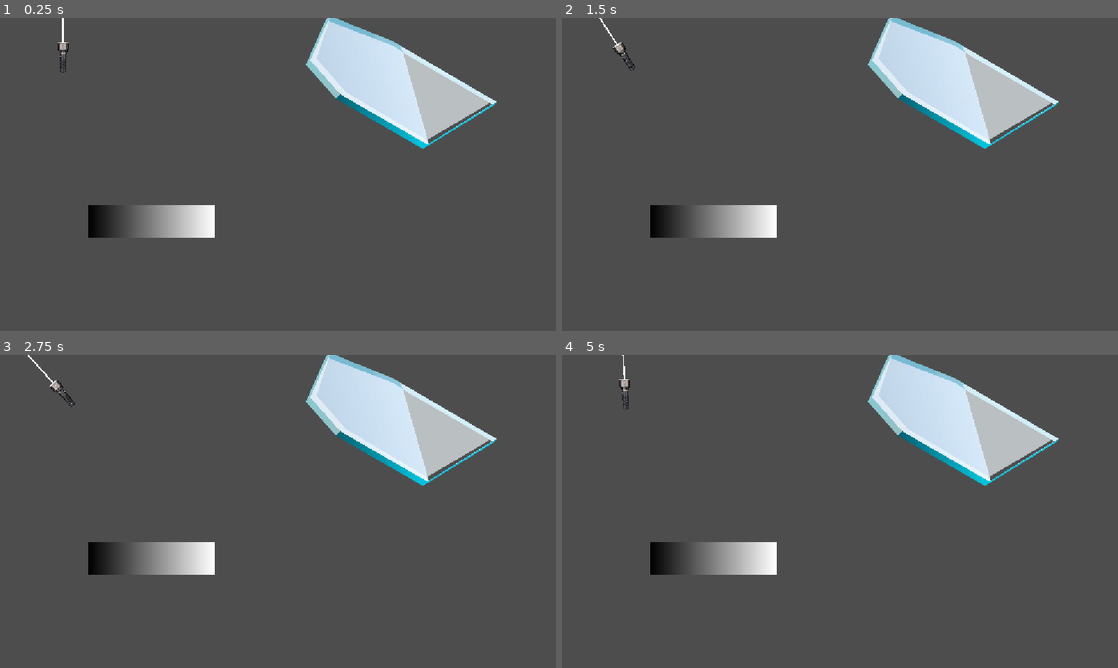
Above: before the commit, frames 1-4 (two rows, left to right).
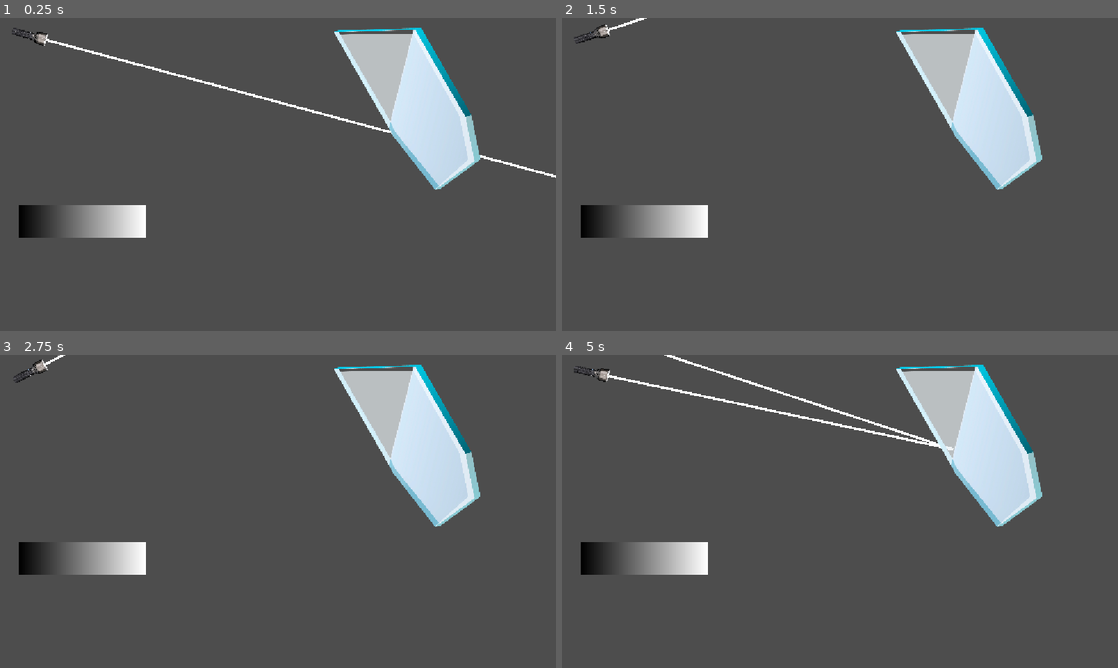
Above: after the commit, the same moments.

Repository: Zandiego228/mygamelizer
Game: Godot game, scene res://scene/node_2d.tscn
Two runs of this game, one before a commit and one after it. Both use one fixed random seed, a clock stepped at 60 frames per second and the inputs below. The engine's default icon, where the game draws it, is replaced by a stand-in: a white triangle on a blue panel in a dark square.
Inputs:
- Up to frame 1 (0.25 s): no input
- Up to frame 2 (1.5 s): tap Enter at 0.5 s; hold Right (ui_right) 0.53-1.28 s; hold Left (ui_left) from 1.28 s (still down)
- Up to frame 3 (2.75 s): release Left (ui_left) at 2.03 s; hold Right (ui_right) from 2.03 s (still down)
- Up to frame 4 (5 s): release Right (ui_right) at 3.53 s; hold Left (ui_left) from 3.53 s (still down)

The runs differ from the first frame. In frame 1, 12% of the frame differs, in the area x 2-100%, y 0-71%; in frame 2, 12%; in frame 3, 12%; in frame 4, 12%, in the area x 2-90%, y 0-71%.

Commit message:
измеина структура проекта

Diff:
--- a/project.godot
+++ b/project.godot
@@ -11,7 +11,7 @@
 [application]
 
 config/name="Новый игровой проект"
-run/main_scene="uid://c2cdbk2ehc4o3"
+run/main_scene="res://scene/node_2d.tscn"
 config/features=PackedStringArray("4.7", "GL Compatibility")
 config/icon="res://image/icon.svg"
 
--- /dev/null
+++ b/scene/beam.tscn
@@ -0,0 +1,9 @@
+[gd_scene format=3 uid="uid://c8ey3p8d8iapd"]
+
+[ext_resource type="Script" uid="uid://dr00dck2f0wqo" path="res://script/laser.gd" id="1_decs0"]
+
+[node name="Beam" type="Line2D" unique_id=1239925210]
+script = ExtResource("1_decs0")
+
+[node name="RayCast2D" type="RayCast2D" parent="." unique_id=789099209]
+target_position = Vector2(0, 40)
--- a/scene/line.tscn
+++ /dev/null
@@ -1,18 +0,0 @@
-[gd_scene format=3 uid="uid://yvydhymada7q"]
-
-[ext_resource type="Texture2D" uid="uid://dk05amkyays6l" path="res://image/image-Photoroom.png" id="1_g628v"]
-[ext_resource type="Script" uid="uid://c4v7c3222r8v0" path="res://script/line.gd" id="2_cxldr"]
-[ext_resource type="Script" uid="uid://dr00dck2f0wqo" path="res://script/laser.gd" id="3_s2p8x"]
-
-[node name="line" type="Sprite2D" unique_id=1402652352]
-scale = Vector2(0.1, 0.1)
-texture = ExtResource("1_g628v")
-script = ExtResource("2_cxldr")
-
-[node name="Line2D" type="Line2D" parent="." unique_id=1625660373]
-points = PackedVector2Array(1339.9999, -839.99994)
-script = ExtResource("3_s2p8x")
-
-[node name="RayCast2D" type="RayCast2D" parent="Line2D" unique_id=1139940751]
-target_position = Vector2(0, -10000)
-collide_with_areas = true
--- a/scene/line_2d.tscn
+++ /dev/null
@@ -1,14 +0,0 @@
-[gd_scene format=3 uid="uid://ckw23cmbotnif"]
-
-[ext_resource type="Script" uid="uid://dr00dck2f0wqo" path="res://script/laser.gd" id="1_phxq1"]
-[ext_resource type="Texture2D" uid="uid://dk05amkyays6l" path="res://image/image-Photoroom.png" id="2_snke4"]
-
-[node name="Line2D" type="Line2D" unique_id=80941945]
-scale = Vector2(1.8100001, 1.9341235)
-points = PackedVector2Array(4, 3, 4, 3)
-script = ExtResource("1_phxq1")
-
-[node name="Sprite2D" type="Sprite2D" parent="." unique_id=220874793]
-rotation = 3.1415927
-scale = Vector2(0.07256127, 0.07256127)
-texture = ExtResource("2_snke4")
--- a/scene/mirror.tscn
+++ b/scene/mirror.tscn
@@ -1,6 +1,9 @@
 [gd_scene format=3 uid="uid://br2b7j8pkxihh"]
 
 [ext_resource type="Texture2D" uid="uid://bfdyfcuuthi5y" path="res://image/стекло подправленое текстура.png" id="1_scjey"]
+
+[sub_resource type="RectangleShape2D" id="RectangleShape2D_j7ndo"]
+size = Vector2(16.987595, 517.956)
 
 [node name="Sprite2D" type="Sprite2D" unique_id=2027413619]
 scale = Vector2(0.40285152, 0.40418354)
@@ -8,5 +11,8 @@
 
 [node name="StaticBody2D" type="StaticBody2D" parent="." unique_id=450408220]
 
-[node name="CollisionPolygon2D" type="CollisionPolygon2D" parent="StaticBody2D" unique_id=1478229562]
-polygon = PackedVector2Array(248.23041, -66.80133, -367.381, -69.27546, -714.90356, -19.792988, -722.35046, 0, -697.52747, 257.30884, -476.6024, 331.53253, 39.716866, 331.53253, 243.26581, -37.11185)
+[node name="CollisionShape2D" type="CollisionShape2D" parent="StaticBody2D" unique_id=1813655372]
+position = Vector2(-137.00275, 114.8275)
+rotation = -0.7853981
+scale = Vector2(0.99999994, 0.9999999)
+shape = SubResource("RectangleShape2D_j7ndo")
--- a/scene/node_2d.tscn
+++ b/scene/node_2d.tscn
@@ -1,9 +1,11 @@
-[gd_scene format=3 uid="uid://c2cdbk2ehc4o3"]
+[gd_scene format=3 uid="uid://yns24d7rvraj"]
 
 [ext_resource type="Script" uid="uid://dyxfbrogcsw4q" path="res://script/node_2d.gd" id="1_0e48y"]
 [ext_resource type="PackedScene" uid="uid://br2b7j8pkxihh" path="res://scene/mirror.tscn" id="2_3cebx"]
-[ext_resource type="PackedScene" uid="uid://yvydhymada7q" path="res://scene/line.tscn" id="2_ppd22"]
 [ext_resource type="Texture2D" uid="uid://bx40bofn7yy27" path="res://image/icon.svg" id="3_epypp"]
+[ext_resource type="Texture2D" uid="uid://dk05amkyays6l" path="res://image/image-Photoroom.png" id="4_tytcy"]
+[ext_resource type="Script" uid="uid://c4v7c3222r8v0" path="res://script/line.gd" id="5_462ap"]
+[ext_resource type="PackedScene" uid="uid://c8ey3p8d8iapd" path="res://scene/beam.tscn" id="5_tytcy"]
 
 [sub_resource type="Gradient" id="Gradient_0e48y"]
 
@@ -17,11 +19,11 @@
 script = ExtResource("1_0e48y")
 
 [node name="Sprite2D" parent="." unique_id=2027413619 instance=ExtResource("2_3cebx")]
-position = Vector2(928.99994, 147)
-rotation = 0.5235988
+position = Vector2(765.00006, 102.00003)
+rotation = -2.0943952
 
 [node name="mirror" type="Sprite2D" parent="." unique_id=1850462665]
-position = Vector2(314, 422.00003)
+position = Vector2(171, 421)
 scale = Vector2(4.101022, 1.0695899)
 texture = SubResource("GradientTexture2D_0hol4")
 
@@ -37,5 +39,12 @@
 scale = Vector2(0.09375012, 0.1015624)
 texture = ExtResource("3_epypp")
 
-[node name="line" parent="." unique_id=26025691 instance=ExtResource("2_ppd22")]
-position = Vector2(131.00002, 81.00003)
+[node name="line" type="Sprite2D" parent="." unique_id=63424759]
+position = Vector2(61, 36.000008)
+rotation = 1.8325958
+scale = Vector2(0.11622682, 0.11622682)
+texture = ExtResource("4_tytcy")
+script = ExtResource("5_462ap")
+
+[node name="Beam" parent="line" unique_id=1239925210 instance=ExtResource("5_tytcy")]
+scale = Vector2(6.6666665, 6.6666665)
--- a/script/laser.gd
+++ b/script/laser.gd
@@ -1,25 +1,24 @@
 extends Line2D
 var points1 = []
-var rotatt = 0
-var norm
+var size_line = Vector2(10,10)
 var angle_deg
 var size
 
 func _ready() -> void:
 	z_index = -1
-	width = 30
+	width = 0.5
 	default_color = Color.WHITE
-	$RayCast2D.target_position = Vector2(0, -12000)
-
+	$RayCast2D.collide_with_areas = true
+	$RayCast2D.target_position = Vector2(0, -1000)
+	scale = size_line / get_parent().scale
 func lines(pos2, rotate):
 	$RayCast2D.position = pos2
 	$RayCast2D.rotation_degrees = rotate
 	$RayCast2D.force_raycast_update()
-	if $RayCast2D.is_colliding() and size < 10:
+	if $RayCast2D.is_colliding() and size < 1000:
+		size += 1
 		points1.append(to_local($RayCast2D.get_collision_point()))
 		angle_deg = rad_to_deg(($RayCast2D.to_global($RayCast2D.target_position) - $RayCast2D.global_position).bounce($RayCast2D.get_collision_normal()).angle()) + 90
-		norm = ($RayCast2D.position - $RayCast2D.get_collision_point())
-
 		lines($RayCast2D.get_parent().to_local($RayCast2D.get_collision_point()), angle_deg - $"..".global_rotation_degrees)
 	else:
 		points1.append(to_local($RayCast2D.to_global($RayCast2D.target_position)))
@@ -27,5 +26,5 @@
 	$RayCast2D.position = Vector2.ZERO
 	points1 = [$RayCast2D.position]
 	size = 0
-	lines($RayCast2D.position, rotatt)
+	lines($RayCast2D.position, 0)
 	points = points1
--- a/script/node_2d.gd
+++ b/script/node_2d.gd
@@ -1,5 +1,4 @@
 extends Node2D
-
 
 
 # Called when the node enters the scene tree for the first time.
